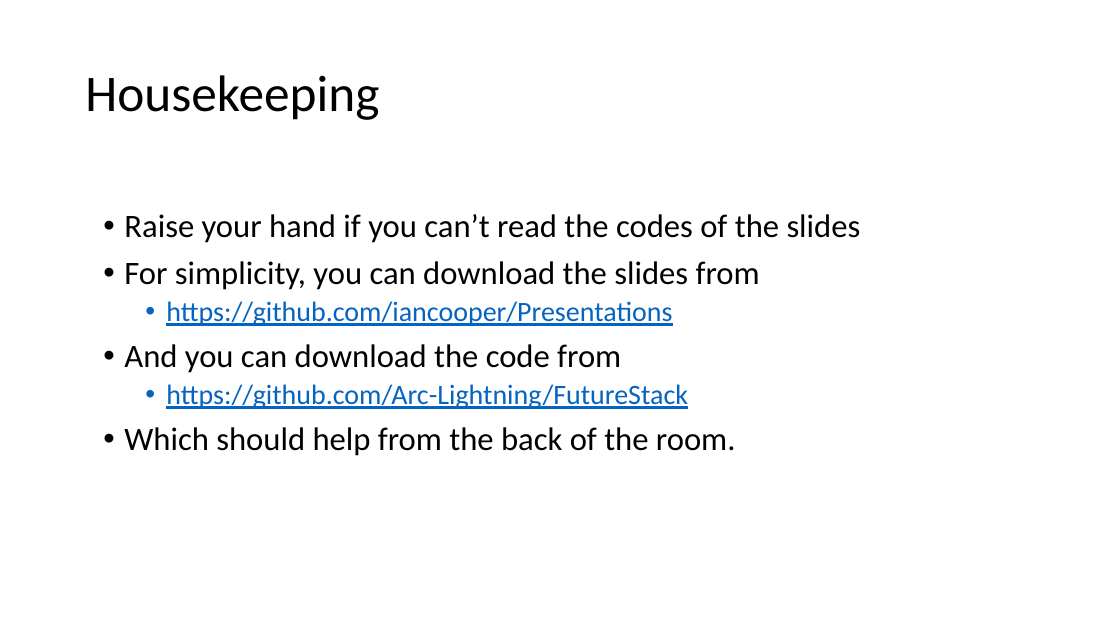
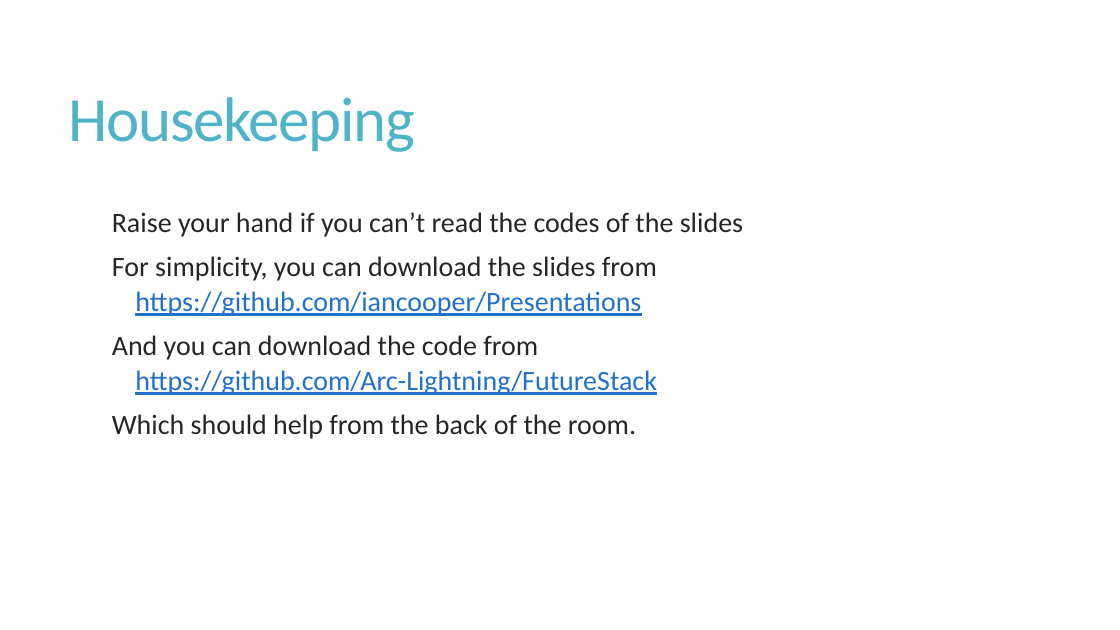
Before and after one commit to iancooper/Presentations, a slide deck: slide 5 of 12-factor apps in .NET (Short).pptx. Drawn at 1120x630 pixels with LibreOffice and Linux fonts; fonts in the diff are those of the drawing. Boxes give left, top, right and bottom in pixels: in the first picture for what was removed or moved away, otherwise in the second. Text is boxed around its words. In the diff, an @@ line names an element or a change of style, - is before the commit and + after.

```diff
--- a/12-factor apps in .NET (Short).pptx
+++ b/12-factor apps in .NET (Short).pptx
@@ title "Housekeeping": place and size @@
-title "Housekeeping" at [85,75,379,120]
+title "Housekeeping" at [69,97,415,152]
@@ title "Housekeeping" at [69,97,415,152]: size 44 to 54 pt, text colour #000000 to #50B4C8, letter spacing 0 to -1.2 pt; line spacing 0.9 to 0.85 @@
@@ text "Raise your hand if you ..." at [112,212,743,439]: size 28 to 24 pt, text colour #000000 to #262626 in "Raise your hand if you can’t read ...", "For simplicity, you can download the slides ...", "And you can download the code from", "Which should help from the back of ..."; text colour #0563C1 to #2370CD in "https://github.com/iancooper/Presentations", "https://github.com/Arc-Lightning/FutureStack"; bullet • to  ; line spacing 0.9 to 0.85; more space between paragraphs @@
```
Also in this commit, not shown: 22 other slides changed, 19 slides added, 15 slides removed.
